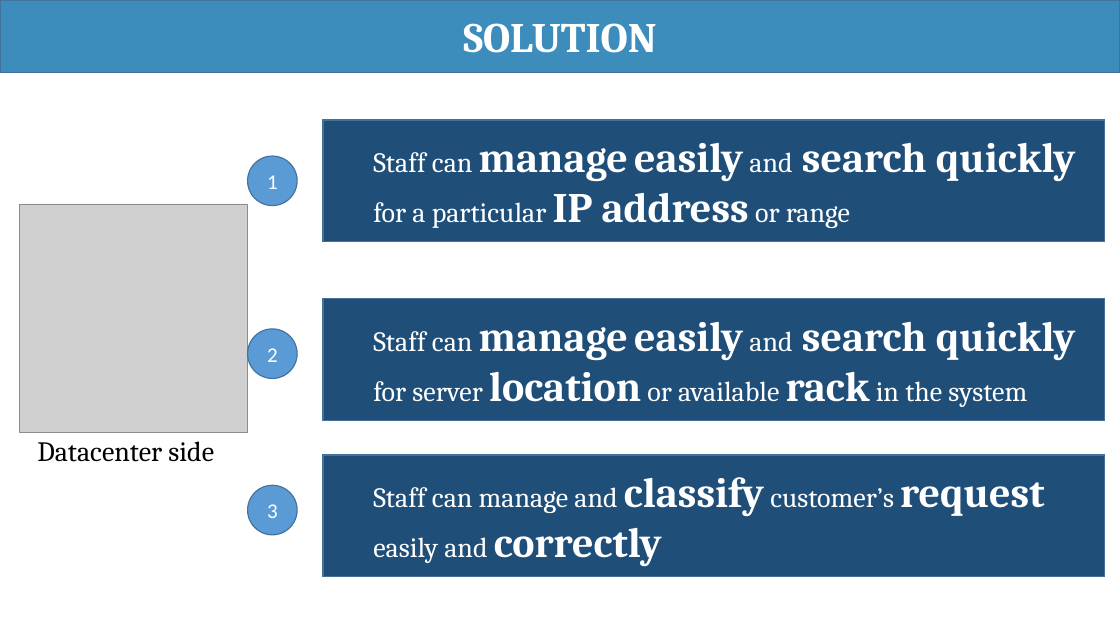
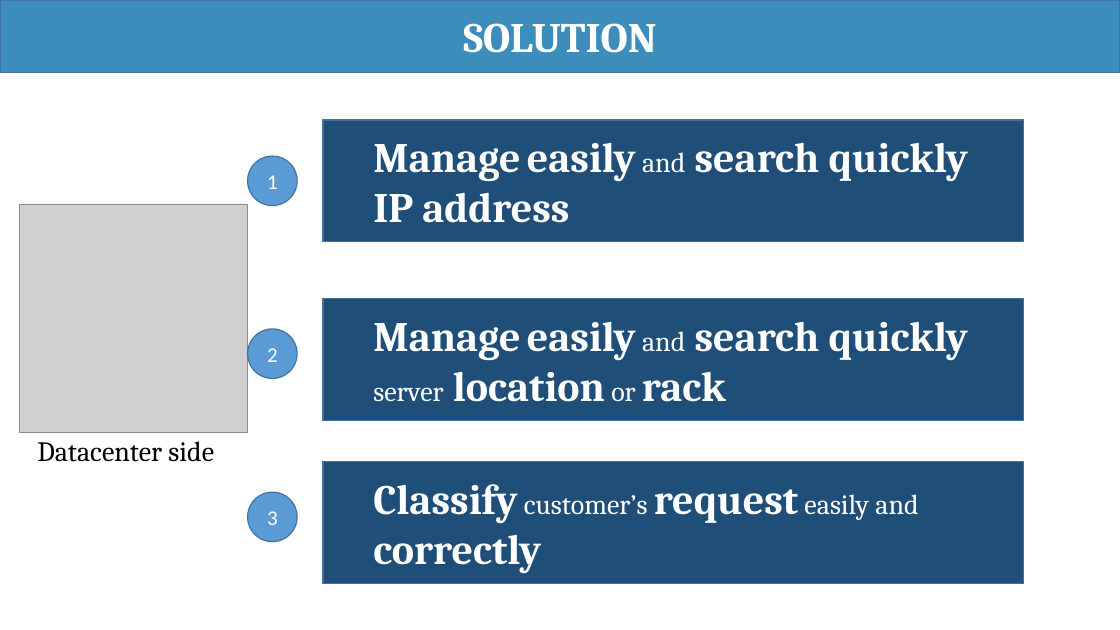
Before and after one commit to haltt051093/IMS-datacenter, a slide deck: slide 6 of Document/Presentation/IMS_20160413_Presentation.pptx. Drawn at 1120x630 pixels with LibreOffice and Linux fonts; fonts in the diff are those of the drawing; grey boxes stand for pictures. Boxes give left, top, right and bottom in pixels: in the first picture for what was removed or moved away, otherwise in the second. Text is boxed around its words. In the diff, an @@ line names an element or a change of style, - is before the commit and + after.

```diff
--- a/Document/Presentation/IMS_20160413_Presentation.pptx
+++ b/Document/Presentation/IMS_20160413_Presentation.pptx
@@ rectangle "Manage easily and search quickly ...": place and size @@
-rectangle "Manage easily and search quickly ..." at <box>323,120,1106,242</box>
+rectangle "Manage easily and search quickly ..." at <box>323,120,1024,242</box>
@@ text in rectangle at <box>373,142,968,223</box>: text changed @@
-  Staff can manage easily and search quickly for a particular IP address or range
+  Manage easily and search quickly IP address
@@ rectangle "Manage easily and search quickly ...": place and size @@
-rectangle "Manage easily and search quickly ..." at <box>323,299,1106,421</box>
+rectangle "Manage easily and search quickly ..." at <box>323,299,1024,421</box>
@@ text in rectangle at <box>373,321,968,402</box>: text changed; size 24 to 36 pt; bold on @@
-  Staff can manage easily and search quickly for server location or available rack in the system
+  Manage easily and search quickly server location or rack
@@ rectangle "Classify customer’s request easily and ...": place and size @@
-rectangle "Classify customer’s request easily and ..." at <box>323,455,1106,577</box>
+rectangle "Classify customer’s request easily and ..." at <box>323,462,1024,584</box>
@@ ellipse "3": place and size @@
-ellipse "3" at <box>248,486,297,535</box>
+ellipse "3" at <box>248,492,297,542</box>
@@ text in rectangle at <box>373,484,918,574</box>: text changed; size 24 to 36 pt; bold on @@
-  Staff can manage and classify customer’s request easily and correctly
+  Classify customer’s request easily and correctly
```
Also in this commit, not shown: 7 other slides changed, 2 slides added, 1 slide removed, 3 other files.
